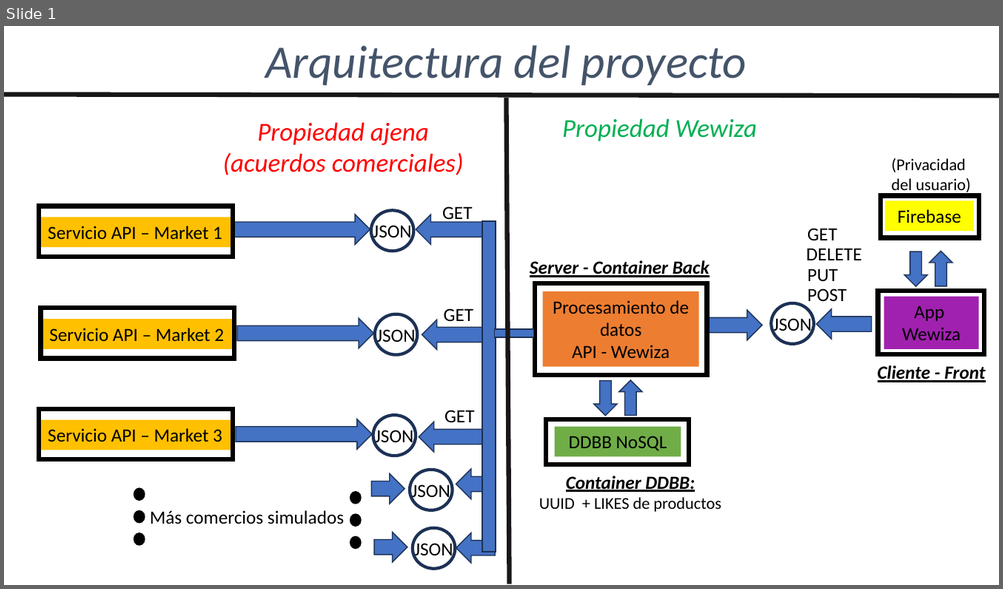
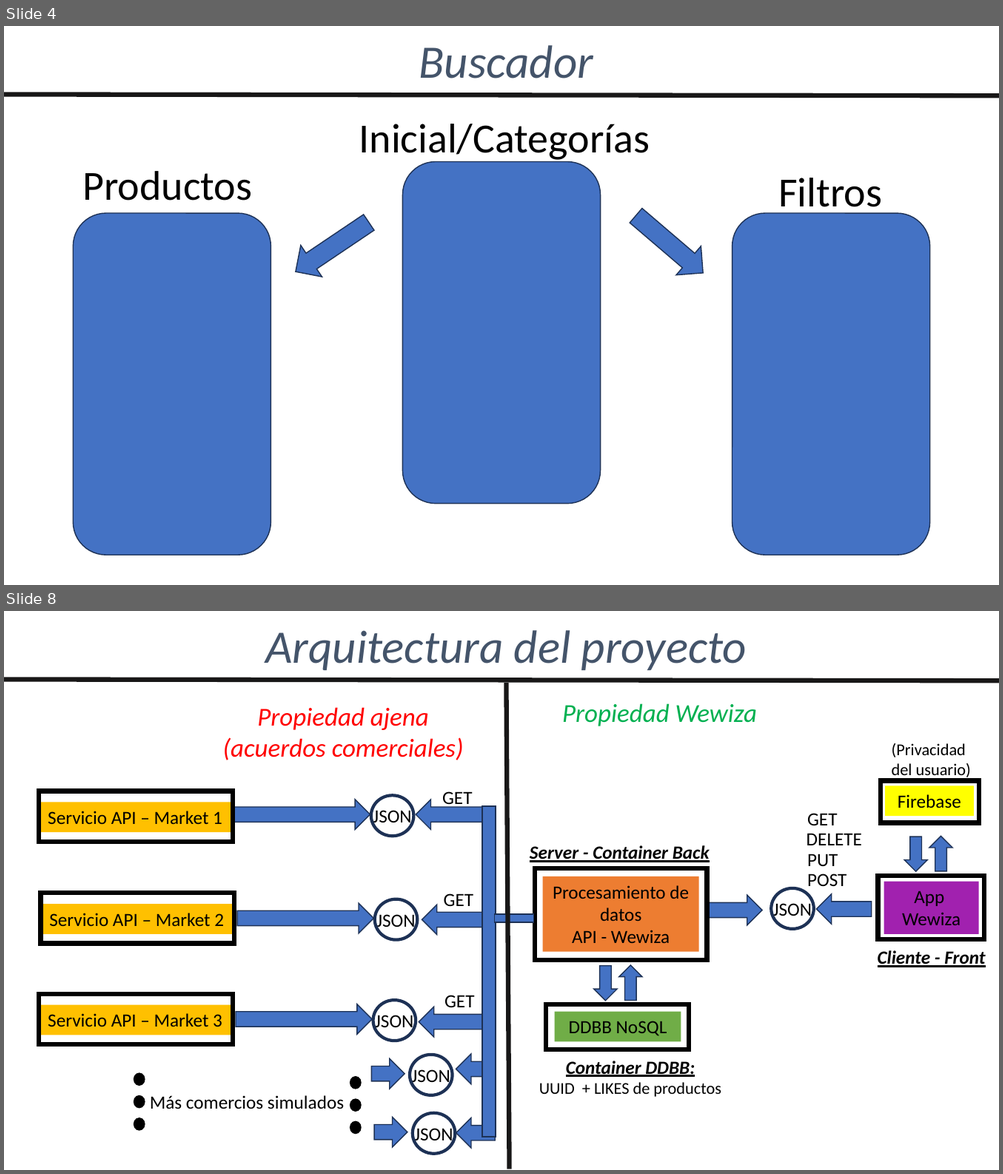
Before and after one commit to agchivite/Wewiza, a slide deck: 02_Documentacion/Presentacion_Wewiza.pptx. Shown one above the other, each under a label of ours: slide 1 before the commit, slides 4 and 8 after it; the slides between them are not shown. The pictures are 1003x589 and 1003x1174 pixels, drawn with LibreOffice and Linux fonts; fonts in the diff are those of the drawing. Boxes give left, top, right and bottom in pixels: in the first picture for what was removed or moved away, otherwise in the second. Text is boxed around its words. In the diff, an @@ line names an element or a change of style, - is before the commit and + after.

```diff
--- a/02_Documentacion/Presentacion_Wewiza.pptx
+++ b/02_Documentacion/Presentacion_Wewiza.pptx
@@ slide 4 added at [4,26,999,585], background #FFFFFF @@
@@ text added at [418,45,593,79], 45 pt, text #44546A, italic @@
+Buscador
@@ line added from (4, 95) to (999, 96), #181717 4.5 pt @@
@@ text added at [359,124,649,162], 40 pt, text #000000 @@
+Inicial/Categorías
@@ text added at [82,171,252,201], 40 pt, text #000000 @@
+Productos
@@ rounded rectangle added at [402,162,600,503], fill #4472C4, outline #1E3256 1 pt @@
@@ text added at [778,178,882,216], 40 pt, text #000000 @@
+Filtros
@@ right arrow added at [623,201,715,287], fill #4472C4, outline #1E3256 1 pt @@
@@ rounded rectangle added at [74,213,271,555], fill #4472C4, outline #1E3256 1 pt @@
@@ right arrow added at [285,207,379,288], fill #4472C4, outline #1E3256 1 pt @@
@@ rounded rectangle added at [732,213,930,555], fill #4472C4, outline #1E3256 1 pt @@
@@ what was slide 1 is now slide 8 @@
```
Also in this commit, not shown: 6 other slides added.
